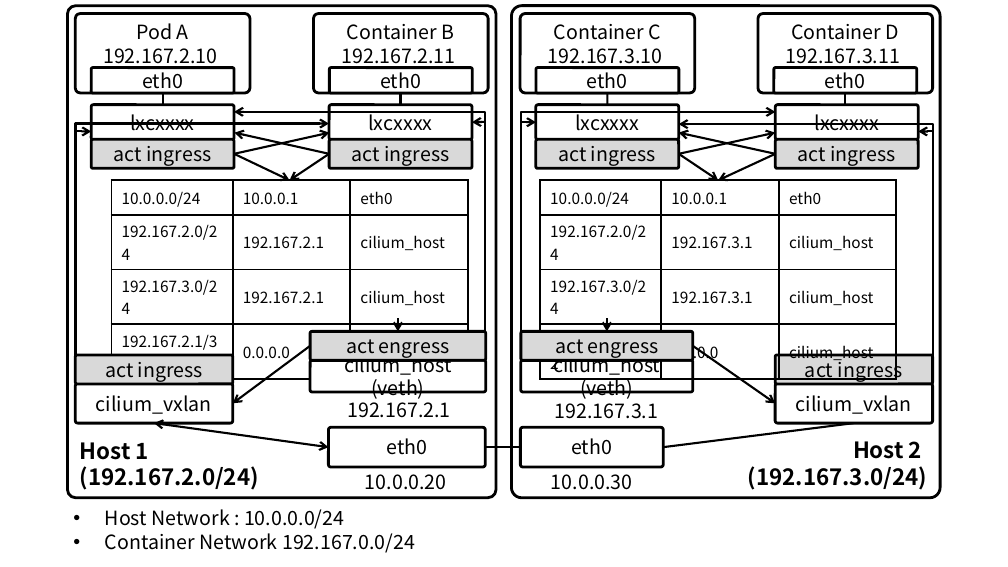
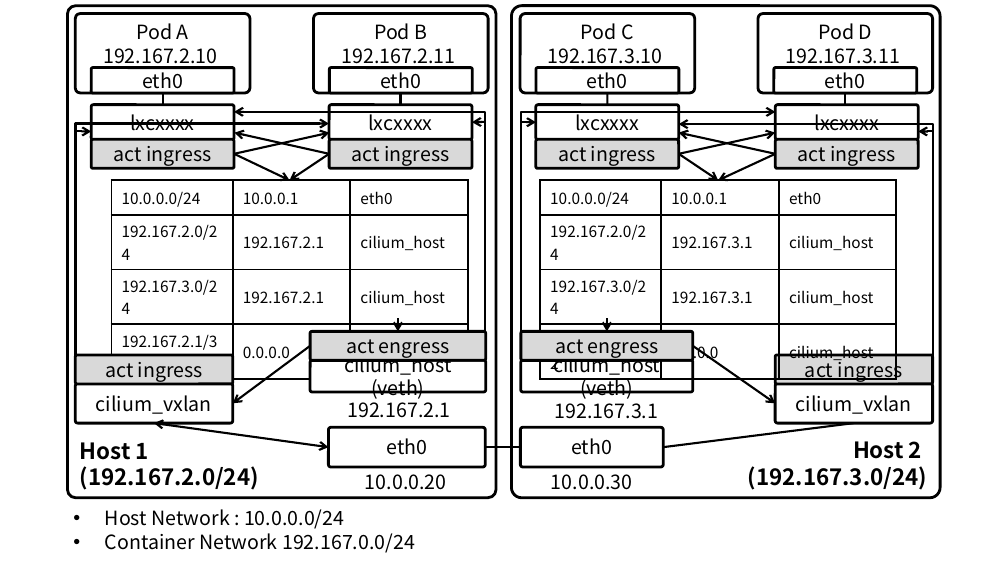
Before and after one commit to ssup2/blog-old, a slide deck: slide 2 of images/theory_analysis/Kubernetes_Cilium_Plugin/Kubernetes_Calico_Plugin.pptx. Drawn at 1008x567 pixels with LibreOffice and Linux fonts; fonts in the diff are those of the drawing. Boxes give left, top, right and bottom in pixels: in the first picture for what was removed or moved away, otherwise in the second. Text is boxed around its words. In the diff, an @@ line names an element or a change of style, - is before the commit and + after.

```diff
--- a/images/theory_analysis/Kubernetes_Cilium_Plugin/Kubernetes_Calico_Plugin.pptx
+++ b/images/theory_analysis/Kubernetes_Cilium_Plugin/Kubernetes_Calico_Plugin.pptx
@@ text in rounded rectangle at (374, 23, 427, 40): text changed @@
-Container B
+Pod B
@@ text in rounded rectangle at (581, 23, 634, 40): text changed @@
-Container C
+Pod C
@@ text in rounded rectangle at (818, 23, 872, 40): text changed @@
-Container D
+Pod D
```
Also in this commit, not shown: 1 other slide changed, 2 other files.
